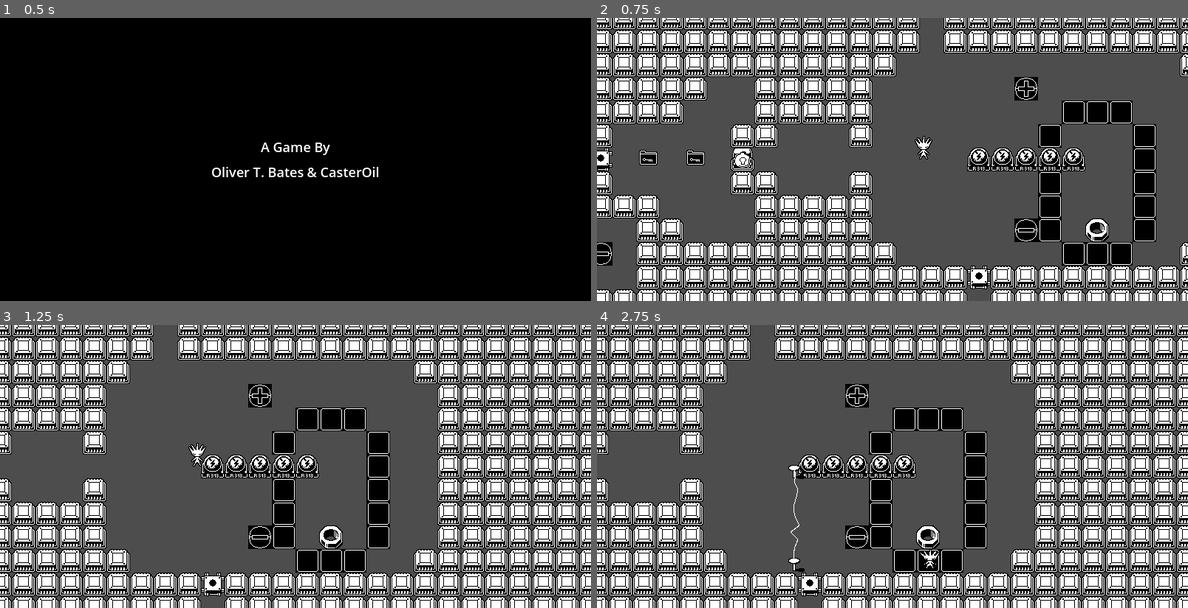
Above: before the commit, frames 1-4 (two rows, left to right).
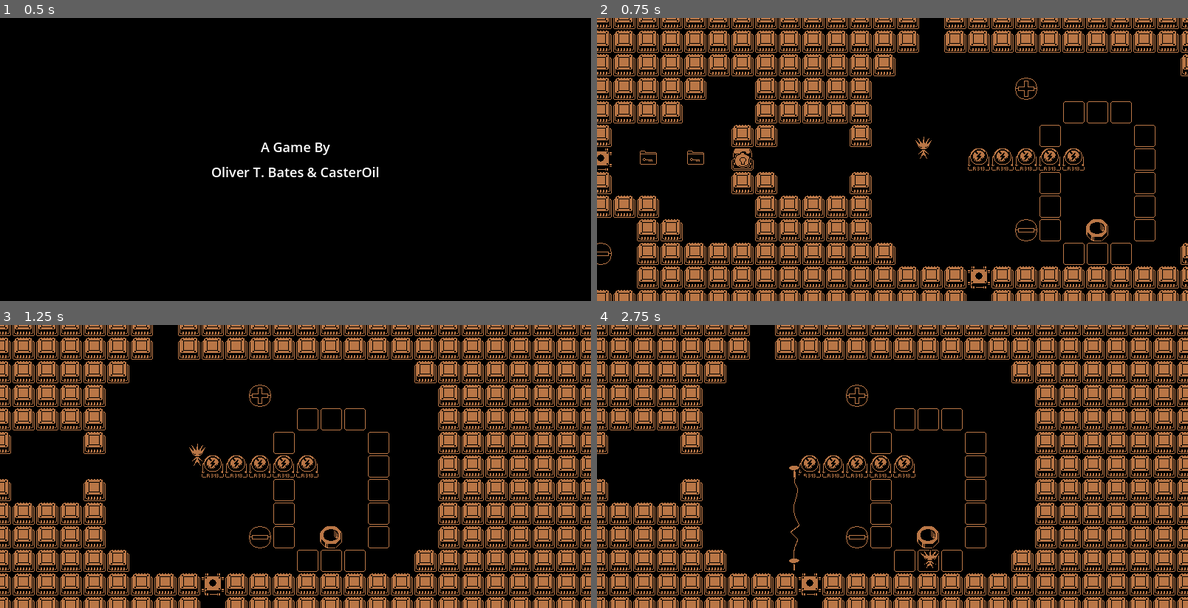
Above: after the commit, the same moments.

Repository: olivebates/Motherboard
Game: Godot game, scene res://scenes/Main.tscn
The game is run twice, just before and just after one commit, with the same random seed, the same clock (stepped at 60 frames per second) and the same inputs.
Inputs (mouse positions are in pixels of both pictures, inside the frame that each line leads up to):
- Up to frame 1 (0.5 s): no input
- Up to frame 2 (0.75 s): tap Enter at 0.5 s; move the mouse to (1022, 145) at 0.52 s; hold D (move_right) from 0.53 s (still down); hold Space (place_prong) from 0.53 s (still down); click (1022, 145) at 0.67 s
- Up to frame 3 (1.25 s): keep holding D (move_right); keep holding Space (place_prong)
- Up to frame 4 (2.75 s): move the mouse to (774, 480) at 1.27 s; release D (move_right) at 1.28 s; release Space (place_prong) at 1.28 s; hold S (move_down) 1.28-2.03 s; tap Space (place_prong) at 1.35 s; move the mouse to (951, 404) at 2.02 s; hold D (move_right) from 2.03 s (still down); hold Space (place_prong) from 2.03 s (still down)

Frame 1 is identical in both runs. In frame 2, 75% of the frame differs, in the area x 0-100%, y 0-100%; in frame 3, 71%; in frame 4, 71%.

Commit message:
fixed bugs

Diff:
--- a/project.godot
+++ b/project.godot
@@ -66,3 +66,4 @@
 [rendering]
 
 textures/canvas_textures/default_texture_filter=0
+environment/defaults/default_clear_color=Color(0, 0, 0, 1)
--- a/scenes/FloorPanel.tscn
+++ b/scenes/FloorPanel.tscn
@@ -4,6 +4,7 @@
 [ext_resource type="Texture2D" uid="uid://2q4msdbxm3lf" path="res://Sprites/positive.png" id="2_sabk6"]
 
 [node name="FloorPanel" type="Node2D"]
+z_index = -10
 script = ExtResource("1_panel")
 
 [node name="Sprite2D" type="Sprite2D" parent="."]
--- a/scenes/Main.tscn
+++ b/scenes/Main.tscn
@@ -32,6 +32,7 @@
 sources/1 = SubResource("TileSetAtlasSource_cvmbd")
 
 [node name="Main" type="Node2D"]
+modulate = Color(0.72629213, 0.46112132, 0.2747976, 1)
 script = ExtResource("1_main")
 
 [node name="Camera2D" type="Camera2D" parent="."]
@@ -63,7 +64,8 @@
 position = Vector2(512, 160)
 
 [node name="TitleScreenWip" type="Sprite2D" parent="."]
-position = Vector2(416, 128)
+position = Vector2(400, 160)
+scale = Vector2(2, 2)
 texture = ExtResource("10_lhr70")
 
 [node name="FloorPanel" parent="." instance=ExtResource("5_panel")]
--- a/scenes/Player.tscn
+++ b/scenes/Player.tscn
@@ -4,7 +4,7 @@
 [ext_resource type="Texture2D" uid="uid://cqncks41b5lni" path="res://Sprites/electric_front.png" id="2_v6fml"]
 
 [sub_resource type="RectangleShape2D" id="RectangleShape2D_hitbox"]
-size = Vector2(10, 10)
+size = Vector2(10, 13)
 
 [node name="Player" type="Node2D"]
 script = ExtResource("1_player")
@@ -14,5 +14,5 @@
 texture = ExtResource("2_v6fml")
 
 [node name="Hitbox" type="CollisionShape2D" parent="."]
-position = Vector2(0, 11)
+position = Vector2(0, 9.5)
 shape = SubResource("RectangleShape2D_hitbox")
--- a/scripts/Door.gd
+++ b/scripts/Door.gd
@@ -1,6 +1,8 @@
 extends Node2D
 
 @export var id: String = ""
+
+const ANIM_DURATION := 0.15
 
 var is_open := false
 var _door_tween: Tween = null
@@ -28,14 +30,33 @@
 	is_open = open
 	if _door_tween:
 		_door_tween.kill()
+
 	if open:
 		GameManager.shake_requested.emit(5.0)
 		sprite.visible = true
-		sprite.modulate = Color(3.0, 3.0, 3.0, 1.0)
+		sprite.modulate = Color.WHITE
+		_apply_shrink_scale(1.0)
 		_door_tween = create_tween()
-		_door_tween.tween_interval(0.1)
-		_door_tween.tween_callback(func():
-			sprite.visible = false
-		)
+		_door_tween.tween_method(_apply_shrink_scale, 1.0, 0.0, ANIM_DURATION)
+		_door_tween.tween_callback(_on_open_finished)
 	else:
+		sprite.modulate = Color.WHITE
 		sprite.visible = true
+		_apply_shrink_scale(0.0)
+		_door_tween = create_tween()
+		_door_tween.tween_method(_apply_shrink_scale, 0.0, 1.0, ANIM_DURATION)
+
+func _on_open_finished() -> void:
+	sprite.visible = false
+	sprite.modulate = Color.WHITE
+	_apply_shrink_scale(1.0)
+
+func _apply_shrink_scale(s: float) -> void:
+	var half := _sprite_half_size()
+	sprite.scale = Vector2(s, s)
+	sprite.position = half * (1.0 - s)
+
+func _sprite_half_size() -> Vector2:
+	if sprite.texture:
+		return sprite.texture.get_size() * 0.5
+	return Vector2(16.0, 16.0)
--- a/scripts/KeyDoor.gd
+++ b/scripts/KeyDoor.gd
@@ -30,10 +30,7 @@
 func _open() -> void:
 	_opened = true
 	remove_from_group("key_doors")
-	var tween := create_tween()
-	tween.tween_property(sprite, "modulate", Color(5.0, 5.0, 5.0, 1.0), 0.05)
-	tween.tween_interval(0.05)
-	tween.tween_callback(func(): sprite.visible = false)
+	sprite.visible = false
 
 func reset() -> void:
 	if _opened:
--- a/scripts/Main.gd
+++ b/scripts/Main.gd
@@ -31,6 +31,7 @@
 	room_entry_positions[Vector2i(0, 0)] = Vector2i(2, 2)
 	reset_effect = ResetEffectScene.new()
 	add_child(reset_effect)
+	reset_effect.color = modulate
 	camera.position = _room_center(Vector2i(0, 0))
 	GameManager.shake_requested.connect(_trigger_shake)
 	queue_redraw()
@@ -134,8 +135,10 @@
 		return false
 	return true
 
-func get_push_block_at_face(player_rect: Rect2, dir: Vector2i) -> Node:
+func get_push_block_at_face(player_rect: Rect2, dir: Vector2i, from_point: Vector2) -> Node:
 	const FACE_EPS := 0.1
+	var closest: Node = null
+	var closest_dist := INF
 	for block in get_tree().get_nodes_in_group("push_blocks"):
 		var block_rect: Rect2 = block.get_collision_rect()
 		if dir.x > 0:
@@ -152,8 +155,11 @@
 		var aligned := _rects_overlap_y(player_rect, block_rect) if dir.x != 0 else _rects_overlap_x(player_rect, block_rect)
 		if not aligned:
 			continue
-		return block
-	return null
+		var dist := from_point.distance_squared_to(block_rect.get_center())
+		if dist < closest_dist:
+			closest_dist = dist
+			closest = block
+	return closest
 
 func _rects_overlap_x(a: Rect2, b: Rect2) -> bool:
 	return a.position.x < b.end.x and b.position.x < a.end.x
@@ -340,8 +346,3 @@
 		floori((world_pos.x - WORLD_OFFSET) / TILE_SIZE),
 		floori((world_pos.y - WORLD_OFFSET) / TILE_SIZE)
 	)
-
-func _draw() -> void:
-	var floor_color := Color(0.0, 0.0, 0.0)
-	draw_rect(Rect2(Vector2.ZERO, Vector2(ROOM_PIXEL_WIDTH, ROOM_PIXEL_HEIGHT)), floor_color)
-	draw_rect(Rect2(Vector2(ROOM_PIXEL_WIDTH, 0.0), Vector2(ROOM_PIXEL_WIDTH, ROOM_PIXEL_HEIGHT)), floor_color)
--- a/scripts/Player.gd
+++ b/scripts/Player.gd
@@ -168,7 +168,7 @@
 	if dir.y != 0 and moved_y:
 		return false
 
-	var block: Node = main.get_push_block_at_face(_hitbox_rect(position), dir)
+	var block: Node = main.get_push_block_at_face(_hitbox_rect(position), dir, _sprite_center())
 	if block == null:
 		return false
 
@@ -180,6 +180,12 @@
 	_start_push_lock(dir)
 	main._trigger_shake(0.8)
 	return true
+
+func _sprite_center() -> Vector2:
+	var spr := $Sprite2D as Sprite2D
+	if spr.texture:
+		return global_position + spr.position + spr.texture.get_size() * 0.5
+	return global_position
 
 func _is_movement_locked_on_axis(is_x: bool, delta_axis: float) -> bool:
 	if _push_lock_dir == Vector2i.ZERO or delta_axis == 0.0:
--- a/scripts/ResetEffect.gd
+++ b/scripts/ResetEffect.gd
@@ -5,6 +5,8 @@
 
 const FADE_IN := 0.28
 const FADE_OUT := 0.22
+
+var color: Color = Color.WHITE
 
 var _rect: ColorRect
 var _mat: ShaderMaterial
@@ -17,6 +19,7 @@
 uniform float progress : hint_range(0.0, 1.0) = 0.0;
 uniform float noise_time = 0.0;
 uniform float noise_seed = 0.0;
+uniform vec3 tint_color = vec3(1.0, 1.0, 1.0);
 
 float rand(vec2 co) {
 	return fract(sin(dot(co, vec2(12.9898, 78.233))) * 43758.5453);
@@ -48,7 +51,7 @@
 
 	float intensity = noise * 0.72 + scan * 0.14 + bright_bar;
 	intensity = min(intensity, 1.0);
-	COLOR = vec4(vec3(intensity * 0.88 + 0.12), envelope);
+	COLOR = vec4(vec3(intensity * 0.88 + 0.12) * tint_color, envelope);
 }
 """
 
@@ -72,6 +75,7 @@
 	_mat.set_shader_parameter("progress", 0.0)
 	_mat.set_shader_parameter("noise_time", _time)
 	_mat.set_shader_parameter("noise_seed", randf() * 1000.0)
+	_mat.set_shader_parameter("tint_color", Vector3(color.r, color.g, color.b))
 	_rect.visible = true
 	if _tween:
 		_tween.kill()
Not shown, changed: context.md
